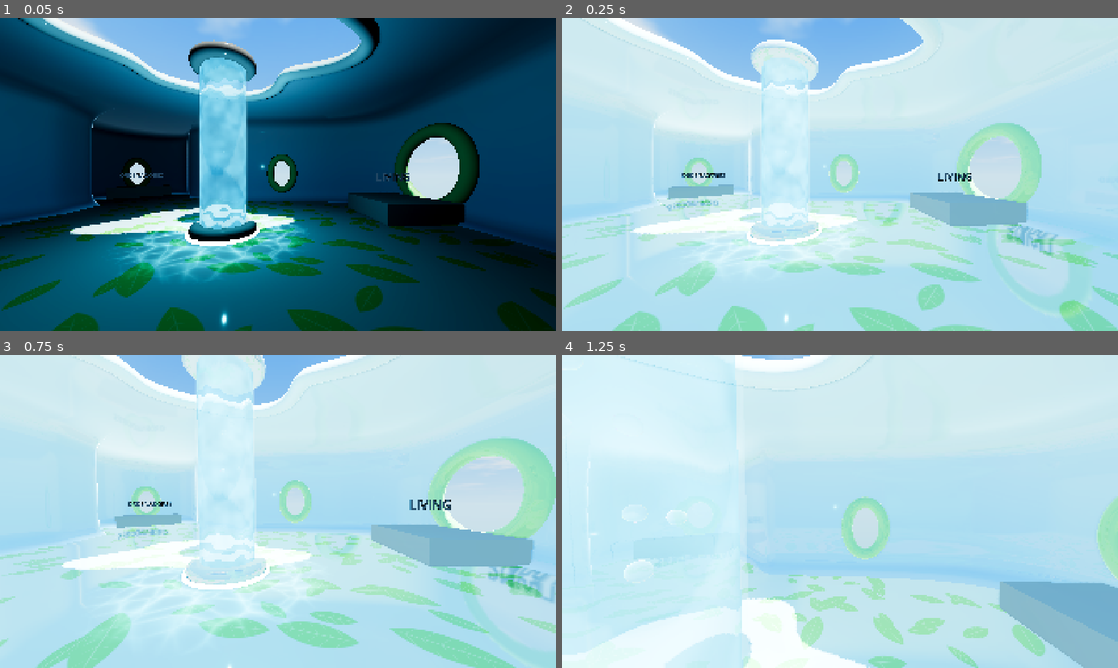
Above: before the commit, frames 1-4 (two rows, left to right).
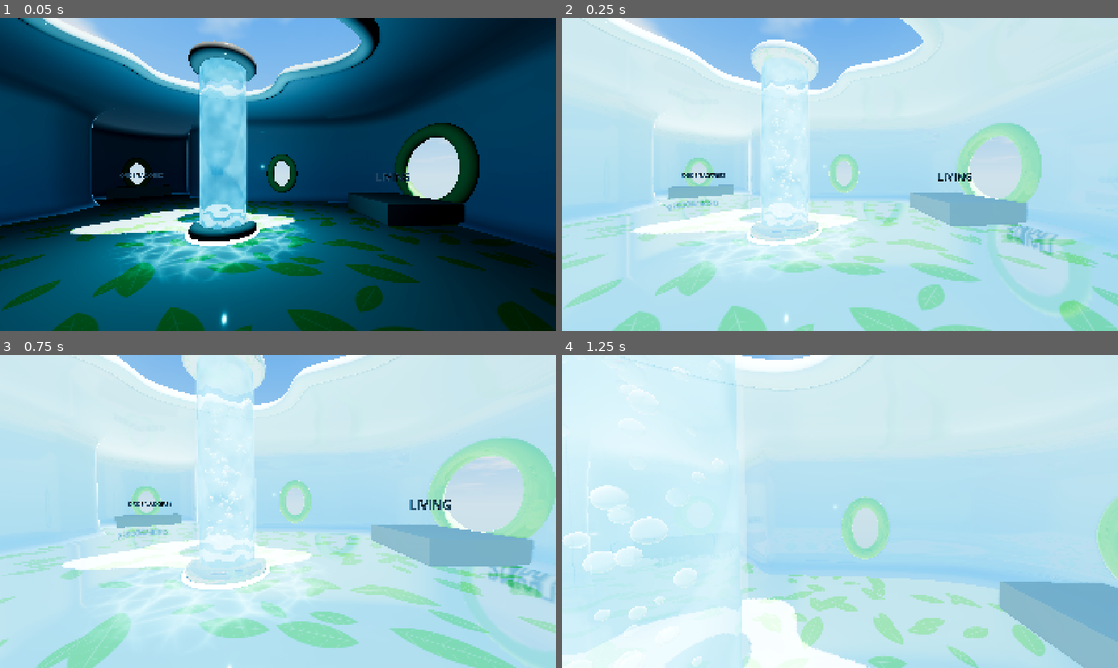
Above: after the commit, the same moments.

Repository: Nikode17/frutiger-aero-game
Game: Godot game, scene res://scenes/main.tscn
Two runs of this game, one before a commit and one after it. Both use one fixed random seed, a clock stepped at 60 frames per second and the inputs below.
Inputs (mouse positions are in pixels of both pictures, inside the frame that each line leads up to):
- Up to frame 1 (0.05 s): no input
- Up to frame 2 (0.25 s): no input
- Up to frame 3 (0.75 s): tap Enter at 0.5 s; move the mouse to (272, 517) at 0.52 s; hold W (move_forward) from 0.53 s (still down); hold Shift (sprint) from 0.53 s (still down)
- Up to frame 4 (1.25 s): keep holding W (move_forward); keep holding Shift (sprint); tap Space (jump) at 0.77 s

Frame 1 is identical in both runs. In frame 2, less than 0.1% of the frame differs, in the area x 37-44%, y 29-60%; in frame 3, 0.1%; in frame 4, 1.3%, in the area x 0-29%, y 1-100%.

Commit message:
fix: burbujas siempre dentro de la columna de agua
- Shader de proceso propio (bubble_process.gdshader) en coordenadas locales:
  nacen en un disco de radio interior menos burbuja máxima menos bamboleo,
  bamboleo de amplitud fija y recorte al radio interior menos su propio radio
- Suben desde la base y se desvanecen antes del remate; ciclo calculado con
  altura del agua y velocidad, renacen abajo al llegar al tope
- Se elimina la turbulencia de ParticleProcessMaterial (giraba la velocidad
  completa y sacaba las burbujas del tubo)

Co-Authored-By: Claude Fable 5.1 <noreply@anthropic.com>

Diff:
--- /dev/null
+++ b/assets/shaders/bubble_process.gdshader
@@ -0,0 +1,104 @@
+// Proceso de partículas de las burbujas de la columna de agua.
+// Cada burbuja nace en la base, sube a velocidad constante (las grandes algo más
+// rápido), se bambolea con amplitud acotada y se desvanece antes del tope; al llegar
+// arriba vuelve a nacer abajo con nuevos valores. Todo en coordenadas locales del
+// emisor y siempre dentro del radio interior del agua. No depende de la vida del
+// sistema de partículas (que se deja enorme) ni del precálculo.
+shader_type particles;
+render_mode disable_velocity;
+
+uniform float travel = 4.3;              // Altura recorrible (m): base -> tope de fundido
+uniform float base_speed = 0.45;         // Velocidad de las burbujas más lentas (m/s)
+uniform float speed_variation = 0.3;     // Las grandes suben hasta (1 + variación) veces
+uniform float emit_radius = 0.4;         // Radio del disco de nacimiento (m)
+uniform float inner_radius = 0.6;        // Radio interior del agua (m): límite absoluto
+uniform float size_min = 0.05;           // Diámetro mínimo (m)
+uniform float size_max = 0.14;           // Diámetro máximo (m)
+uniform float wobble_amplitude = 0.04;   // Amplitud del bamboleo lateral (m)
+uniform float wobble_frequency = 1.5;    // Velocidad del bamboleo (rad/s)
+uniform float fade_in = 0.3;             // Tramo de aparición desde la base (m)
+uniform float fade_out = 0.5;            // Tramo de desvanecimiento bajo el tope (m)
+
+// Hash entero (PCG): valores repetibles por burbuja y ciclo
+uint pcg(uint v) {
+	uint state = v * 747796405u + 2891336453u;
+	uint word = ((state >> ((state >> 28u) + 4u)) ^ state) * 277803737u;
+	return (word >> 22u) ^ word;
+}
+
+// id = NUMBER + RANDOM_SEED (los built-ins solo se leen en start/process)
+float rand01(uint id, uint cycle, uint salt) {
+	return float(pcg(id * 1664525u + cycle * 1013904223u + salt * 69069u)) / 4294967295.0;
+}
+
+float bubble_size(uint id, uint cycle) {
+	float t = rand01(id, cycle, 1u);
+	return mix(size_min, size_max, t * t);   // más pequeñas que grandes
+}
+
+float speed_factor(uint id, uint cycle) {
+	float size_t = (bubble_size(id, cycle) - size_min) / max(size_max - size_min, 0.0001);
+	return 1.0 + speed_variation * mix(rand01(id, cycle, 2u), size_t, 0.6);
+}
+
+vec2 base_xz(uint id, uint cycle) {
+	float ang = rand01(id, cycle, 3u) * TAU;
+	float r = sqrt(rand01(id, cycle, 4u)) * emit_radius;
+	return vec2(cos(ang), sin(ang)) * r;
+}
+
+// Devuelve transform y color de la burbuja para su edad y ciclo
+void place(uint id, float age, uint cycle, out mat4 xform, out vec4 color) {
+	float size = bubble_size(id, cycle);
+	float y = age * base_speed * speed_factor(id, cycle);
+	y = min(y, travel);
+
+	float phase = rand01(id, cycle, 5u) * TAU;
+	vec2 wobble = vec2(sin(age * wobble_frequency + phase),
+			cos(age * wobble_frequency * 0.83 + phase * 1.7)) * wobble_amplitude;
+	vec2 xz = base_xz(id, cycle) + wobble;
+	// Nunca fuera del agua: el centro se recorta al radio interior menos el radio de la burbuja
+	float limit = max(inner_radius - size * 0.5, 0.01);
+	float len = length(xz);
+	if (len > limit) {
+		xz *= limit / len;
+	}
+
+	float alpha = smoothstep(0.0, fade_in, y) * (1.0 - smoothstep(travel - fade_out, travel, y));
+
+	xform = mat4(vec4(size, 0.0, 0.0, 0.0), vec4(0.0, size, 0.0, 0.0),
+			vec4(0.0, 0.0, size, 0.0), vec4(xz.x, y, xz.y, 1.0));
+	color = vec4(1.0, 1.0, 1.0, alpha);
+}
+
+void start() {
+	// Edad inicial aleatoria: la columna arranca ya llena y repartida
+	uint id = NUMBER + RANDOM_SEED;
+	uint cycle = 0u;
+	float cycle_time = travel / (base_speed * speed_factor(id, cycle));
+	float age = rand01(id, cycle, 6u) * cycle_time;
+	CUSTOM = vec4(age, 0.0, 0.0, 0.0);
+	mat4 xform;
+	vec4 color;
+	place(id, age, cycle, xform, color);
+	TRANSFORM = xform;
+	COLOR = color;
+}
+
+void process() {
+	uint id = NUMBER + RANDOM_SEED;
+	uint cycle = uint(CUSTOM.z);
+	float age = CUSTOM.x + DELTA;
+	if (age * base_speed * speed_factor(id, cycle) >= travel) {
+		// Llegó al tope: renace en la base con nuevos valores
+		cycle += 1u;
+		age = 0.0;
+	}
+	CUSTOM.x = age;
+	CUSTOM.z = float(cycle);
+	mat4 xform;
+	vec4 color;
+	place(id, age, cycle, xform, color);
+	TRANSFORM = xform;
+	COLOR = color;
+}
--- a/scenes/areas/area_01/water_column.gd
+++ b/scenes/areas/area_01/water_column.gd
@@ -27,12 +27,16 @@
 @export var glow_color: Color = Color(0.3, 0.9, 1.0)
 
 @export_group("Burbujas")
-@export_range(0, 600) var bubble_amount: int = 170
-@export_range(0.05, 3.0, 0.01) var bubble_speed: float = 0.45       # m/s
-@export_range(0.0, 0.9, 0.01) var bubble_speed_variation: float = 0.2
+@export_range(0, 600) var bubble_amount: int = 150
+@export_range(0.05, 3.0, 0.01) var bubble_speed: float = 0.45       # m/s de las más lentas
+@export_range(0.0, 0.9, 0.01) var bubble_speed_variation: float = 0.3
 @export var bubble_min_size: float = 0.05                            # diámetro (m)
 @export var bubble_max_size: float = 0.14
-@export_range(0.0, 1.0, 0.01) var bubble_wobble: float = 0.15        # bamboleo lateral
+@export var bubble_wobble_amplitude: float = 0.04                    # bamboleo lateral (m)
+@export var bubble_wobble_frequency: float = 1.5                     # rad/s
+@export var bubble_fade_in: float = 0.3                              # m desde la base
+@export var bubble_fade_out: float = 0.5                             # m antes del tope
+@export var bubble_process_shader: Shader                            # bubble_process.gdshader
 
 @export_group("Luz")
 @export var light_energy: float = 0.7
@@ -85,7 +89,8 @@
 		wm.set_shader_parameter("water_color", Vector3(water_color.r, water_color.g, water_color.b))
 
 	# Burbujas
-	_build_bubbles(y0 + 0.05, glass_h - 0.1, radius - glass_thickness)
+	# Las burbujas viven entre la base del agua y un poco por debajo del remate superior
+	_build_bubbles(y0 + 0.05, y1 - 0.06 - bubble_max_size * 0.5, radius - glass_thickness)
 
 	# Base y remate: toro + disco de relleno
 	_build_cap("BaseCap", rt, cap_outer, rt)
@@ -179,47 +184,38 @@
 	_add_mesh(node_name + "Disc", disc, cap_material, Vector3(0, y, 0), true)
 
 
-func _build_bubbles(y_start: float, travel: float, inner_radius: float) -> void:
+func _build_bubbles(y_bottom: float, y_top: float, inner_radius: float) -> void:
+	var travel := maxf(y_top - y_bottom, 0.1)
 	var particles := GPUParticles3D.new()
 	particles.name = "Bubbles"
-	# Se emite a lo largo de toda la altura: así la columna está llena desde el primer
-	# frame. Las burbujas que superan el remate las recorta el shader (clip_top).
-	particles.position = Vector3(0, y_start + travel * 0.5, 0)
+	# Coordenadas locales: las burbujas siguen a la columna y el shader trabaja
+	# respecto al eje del tubo, con el origen en la base del agua
+	particles.local_coords = true
+	particles.position = Vector3(0, y_bottom, 0)
 	particles.amount = bubble_amount
-	var v_max := bubble_speed * (1.0 + bubble_speed_variation)
-	var v_min := bubble_speed * (1.0 - bubble_speed_variation)
-	particles.lifetime = travel / maxf(v_min, 0.01)
+	# El ciclo real (subida y renacimiento) lo gestiona el shader de proceso con la
+	# altura y la velocidad; la vida del sistema se deja enorme y se emite todo a la vez
+	particles.lifetime = 36000.0
+	particles.explosiveness = 1.0
 	particles.draw_order = GPUParticles3D.DRAW_ORDER_VIEW_DEPTH
-	particles.visibility_aabb = AABB(Vector3(-inner_radius, -travel * 0.5 - 0.1, -inner_radius),
-			Vector3(inner_radius * 2.0, travel * 1.5 + 0.2, inner_radius * 2.0))
-
-	var pm := ParticleProcessMaterial.new()
-	pm.emission_shape = ParticleProcessMaterial.EMISSION_SHAPE_RING
-	pm.emission_ring_axis = Vector3.UP
-	pm.emission_ring_height = travel
-	pm.emission_ring_radius = inner_radius * 0.7
-	pm.emission_ring_inner_radius = 0.0
-	pm.direction = Vector3.UP
-	pm.spread = 0.0
-	pm.initial_velocity_min = bubble_speed * (1.0 - bubble_speed_variation)
-	pm.initial_velocity_max = v_max
-	pm.gravity = Vector3.ZERO
-	pm.scale_min = bubble_min_size
-	pm.scale_max = bubble_max_size
-	pm.turbulence_enabled = bubble_wobble > 0.0
-	pm.turbulence_noise_strength = bubble_wobble
-	pm.turbulence_noise_scale = 2.0
-	pm.turbulence_noise_speed = Vector3(0.2, 0.1, 0.2)
-	pm.turbulence_noise_speed_random = 0.3
-	pm.turbulence_influence_min = 0.02
-	pm.turbulence_influence_max = 0.05
-	# Aparecer y desvanecerse arriba
-	var gradient := Gradient.new()
-	gradient.offsets = PackedFloat32Array([0.0, 0.08, 0.85, 1.0])
-	gradient.colors = PackedColorArray([Color(1, 1, 1, 0), Color(1, 1, 1, 1), Color(1, 1, 1, 1), Color(1, 1, 1, 0)])
-	var ramp := GradientTexture1D.new()
-	ramp.gradient = gradient
-	pm.color_ramp = ramp
+	particles.visibility_aabb = AABB(Vector3(-inner_radius, -0.1, -inner_radius),
+			Vector3(inner_radius * 2.0, travel + 0.2, inner_radius * 2.0))
+
+	# Radio de nacimiento: interior menos la burbuja más grande y el bamboleo
+	var emit_radius := maxf(inner_radius - bubble_max_size * 0.5 - bubble_wobble_amplitude - 0.01, 0.05)
+	var pm := ShaderMaterial.new()
+	pm.shader = bubble_process_shader
+	pm.set_shader_parameter("travel", travel)
+	pm.set_shader_parameter("base_speed", bubble_speed)
+	pm.set_shader_parameter("speed_variation", bubble_speed_variation)
+	pm.set_shader_parameter("emit_radius", emit_radius)
+	pm.set_shader_parameter("inner_radius", inner_radius)
+	pm.set_shader_parameter("size_min", bubble_min_size)
+	pm.set_shader_parameter("size_max", bubble_max_size)
+	pm.set_shader_parameter("wobble_amplitude", bubble_wobble_amplitude)
+	pm.set_shader_parameter("wobble_frequency", bubble_wobble_frequency)
+	pm.set_shader_parameter("fade_in", bubble_fade_in)
+	pm.set_shader_parameter("fade_out", bubble_fade_out)
 	particles.process_material = pm
 
 	var sphere := SphereMesh.new()
@@ -232,6 +228,7 @@
 		particles.material_override = bubble_material
 		var bm := bubble_material as ShaderMaterial
 		if bm:
-			bm.set_shader_parameter("clip_top", global_position.y + y_start + travel)
+			# Recorte de seguridad en el shader de la malla, justo en el tope de subida
+			bm.set_shader_parameter("clip_top", global_position.y + y_top + 0.01)
 	particles.cast_shadow = GeometryInstance3D.SHADOW_CASTING_SETTING_OFF
 	_add_generated(particles)
--- a/scenes/areas/area_01/water_column.tscn
+++ b/scenes/areas/area_01/water_column.tscn
@@ -1,9 +1,10 @@
-[gd_scene load_steps=11 format=3]
+[gd_scene load_steps=12 format=3]
 
 [ext_resource type="Script" path="res://scenes/areas/area_01/water_column.gd" id="1_column"]
 [ext_resource type="Shader" path="res://assets/shaders/aero_water.gdshader" id="2_water"]
 [ext_resource type="Shader" path="res://assets/shaders/bubble.gdshader" id="3_bubble"]
 [ext_resource type="Shader" path="res://assets/shaders/caustics.gdshader" id="4_caustics"]
+[ext_resource type="Shader" path="res://assets/shaders/bubble_process.gdshader" id="5_bubble_process"]
 
 [sub_resource type="StandardMaterial3D" id="StandardMaterial3D_glass"]
 render_priority = 2
@@ -53,3 +54,4 @@
 cap_material = SubResource("StandardMaterial3D_cap")
 glow_material = SubResource("StandardMaterial3D_glow")
 caustics_material = SubResource("ShaderMaterial_caustics")
+bubble_process_shader = ExtResource("5_bubble_process")
Not shown, added: assets/shaders/bubble_process.gdshader.uid
